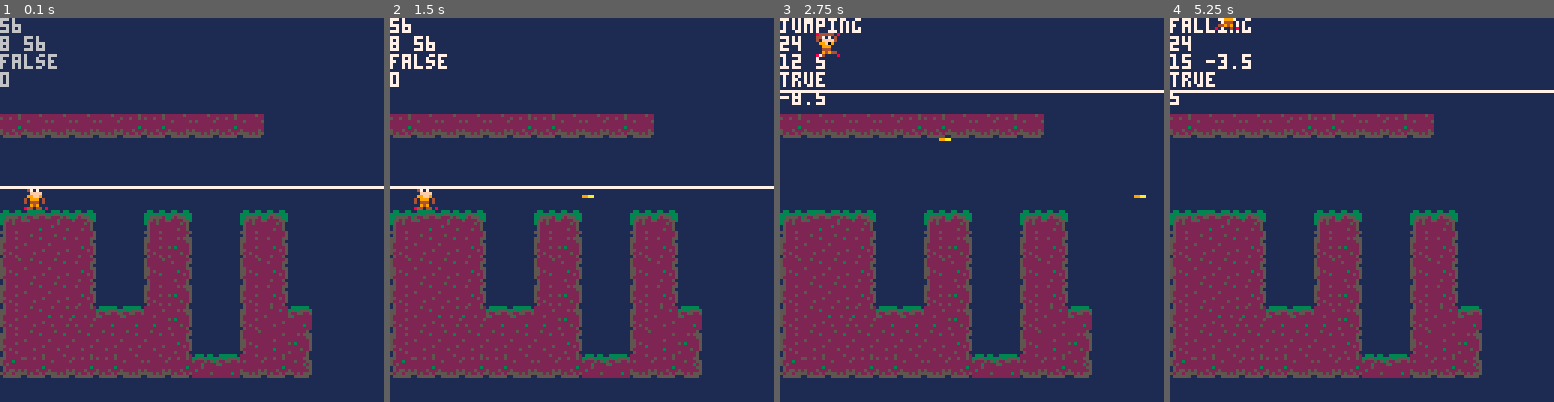
Above: before the commit, frames 1-4 (left to right).
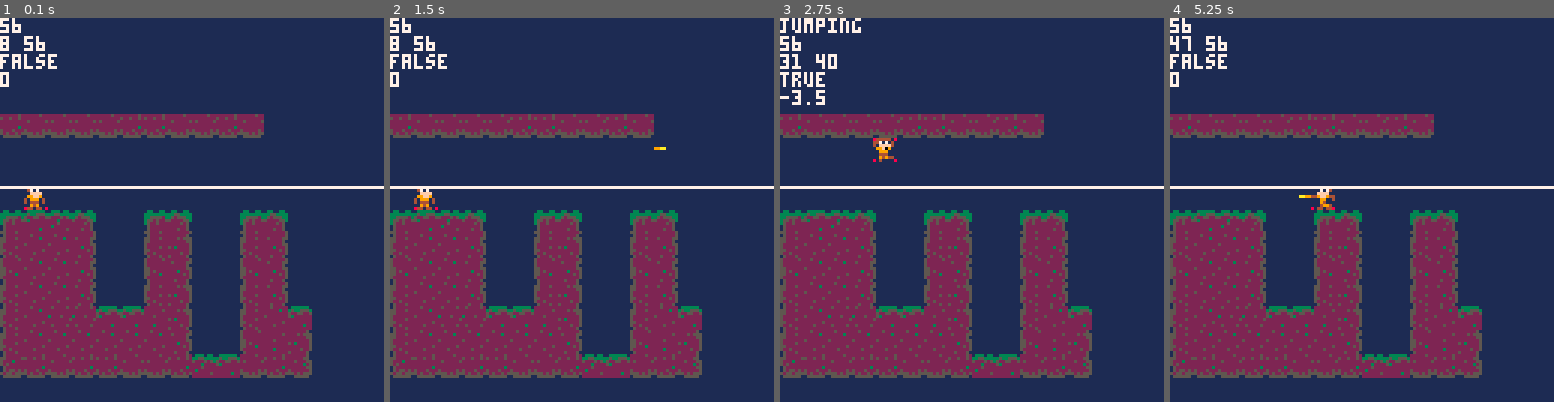
Above: after the commit, the same moments.

Repository: RicoP/picowiese
Game: PICO-8 cartridge mmm.p8
The game is run twice, just before and just after one commit, with the same random seed, the same clock (stepped at 60 frames per second) and the same inputs.
Inputs:
- Up to frame 1 (0.1 s): no input
- Up to frame 2 (1.5 s): tap X (X key) at 0.33, 1.07 s; tap O (Z key) at 0.7 s
- Up to frame 3 (2.75 s): hold Right 1.6-2.1 s; tap O (Z key) at 1.7, 2.1, 2.5 s; tap X (X key) at 1.85 s; hold Up 2.15-2.42 s; hold Right from 2.47 s (still down)
- Up to frame 4 (5.25 s): tap O (Z key) every 0.4 s from 2.9 to 4.9 s; tap X (X key) at 2.97, 4.08, 5.2 s; release Right at 3.03 s; hold Left 3.08-3.58 s; hold Down 3.63-3.97 s; hold Right 4.02-4.68 s; hold Up 4.73-5.03 s; hold Left from 5.08 s (still down)

The runs differ from the first frame. In frame 1, 0.7% of the frame differs, in the area x 0-15%, y 0-18%; in frame 2, less than 0.1%; in frame 3, 2.3%; in frame 4, 2.9%, in the area x 0-100%, y 0-50%.

Commit message:
Mon Jun 17 22:16:16 CEST 2019

Diff:
--- a/mmm.p8
+++ b/mmm.p8
@@ -61,7 +61,7 @@
 end
 
 function _update()
- if (g_frame % 4) != 0 then return end
+ --if (g_frame % 4) != 0 then return end
 
  cls(1)
  btn_update()
@@ -152,10 +152,17 @@
 
  if y < p.groundlevel then
   p.jumpvel += 0.5
+ else
+  p.jumpvel = 0
+  y = p.groundlevel
+ end
+
+ if calc_groundlevel(p.x,y) == p.groundlevel then
   p.y = y
  else
-  p.jumpvel = 0
-  p.y = p.groundlevel
+  --bonged our head
+  --on the ceiling
+  p.y = flr(p.y/8)*8
  end
 end
 
